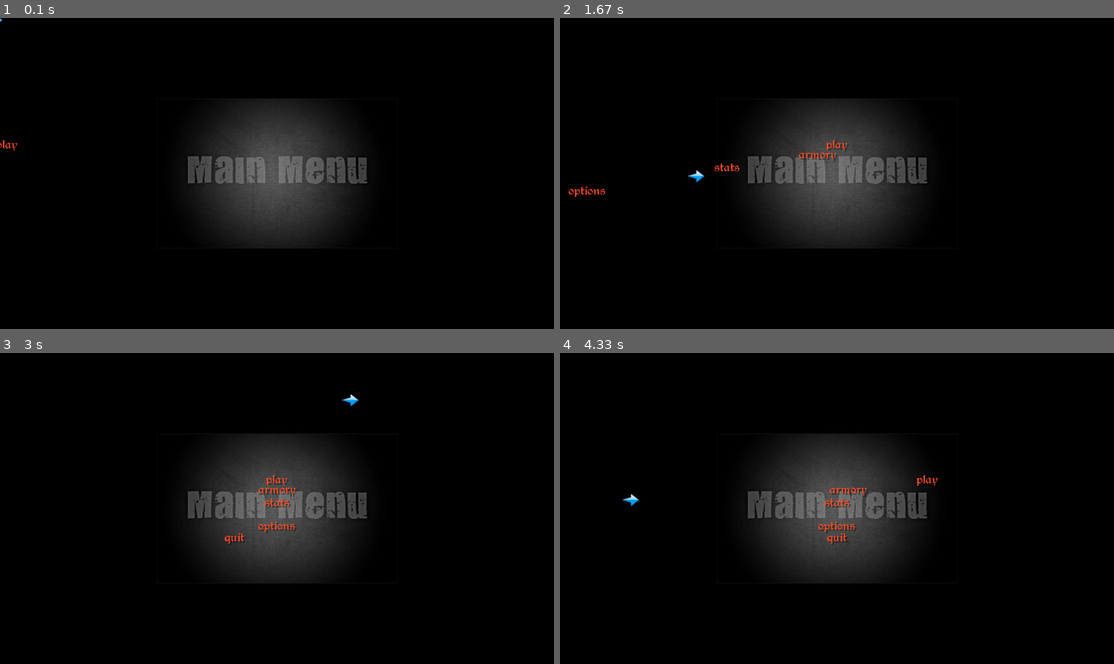
Above: before the commit, frames 1-4 (two rows, left to right).
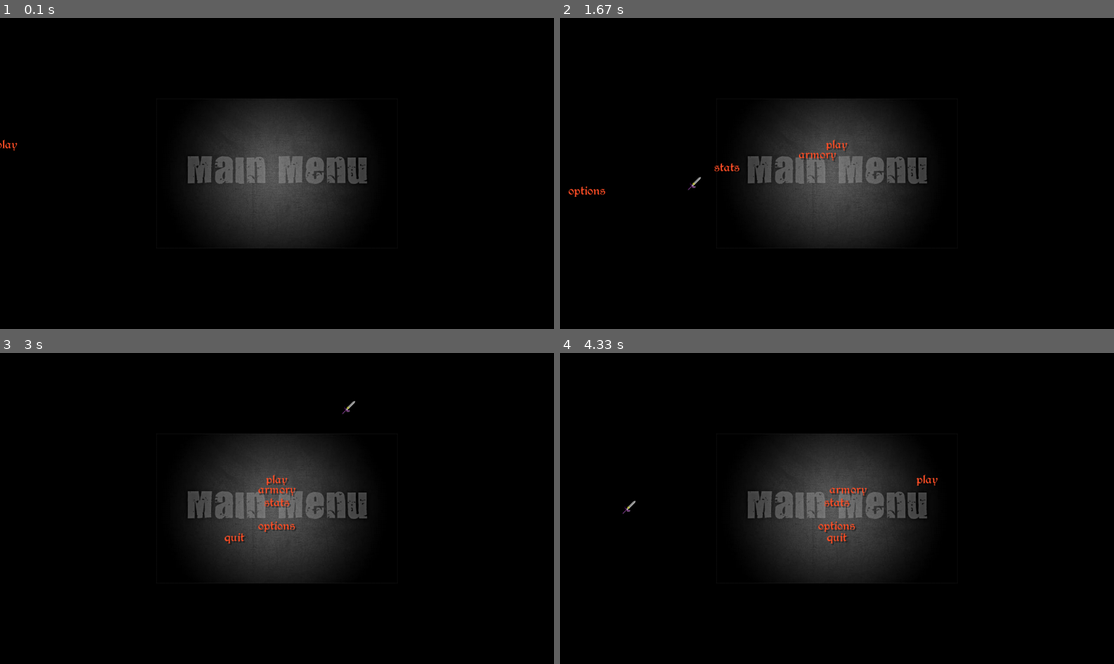
Above: after the commit, the same moments.

Repository: nerokiryu/hugo_boss
Game: pygame game, started from slidemenu/slidemenu.py
The game is run twice, just before and just after one commit, with the same random seed, the same clock (stepped at 60 frames per second) and the same inputs.
Inputs (mouse positions are in pixels of both pictures, inside the frame that each line leads up to):
- Up to frame 1 (0.1 s): no input
- Up to frame 2 (1.67 s): hold Up 0.33-0.8 s; move the mouse to (814, 185) at 0.37 s; hold Down 0.83-1.13 s; move the mouse to (1014, 164) at 0.87 s; hold Up 1.17-1.53 s; move the mouse to (837, 195) at 1.2 s; hold Down from 1.57 s (still down); move the mouse to (704, 176) at 1.6 s
- Up to frame 3 (3 s): release Down at 1.93 s; hold Up 1.97-2.27 s; move the mouse to (332, 576) at 2 s; hold Down 2.3-2.6 s; move the mouse to (105, 580) at 2.33 s; hold Up from 2.63 s (still down); move the mouse to (360, 399) at 2.67 s
- Up to frame 4 (4.33 s): release Up at 3 s; hold Down 3.03-3.4 s; move the mouse to (1041, 617) at 3.07 s; click "play" at 3.48 s; hold Up 3.77-4.07 s; move the mouse to (848, 402) at 3.8 s; hold Down from 4.1 s (still down); move the mouse to (637, 499) at 4.13 s

The runs differ from the first frame. In frame 1, less than 0.1% of the frame differs, in the area x 0-1%, y 0-2%; in frame 2, less than 0.1%; in frame 3, less than 0.1%, in the area x 61-65%, y 13-20%; in frame 4, less than 0.1%.

Commit message:
Commit message

Diff:
--- a/slidemenu/slidemenu.py
+++ b/slidemenu/slidemenu.py
@@ -335,7 +335,7 @@
                      light      = 9,
                      tooltiptime= 1000,
                      cursor_img = image.load('mouse.png'),
-                     hotspot    = (38,15))
+                     hotspot    = (70,30)) # décalage pointeur souris
 
         if resp[0] != "re-show": break
     print(resp)
Binary file changed: slidemenu/mouse.png
Not shown, changed: slidemenu/GetEvent.pyc
